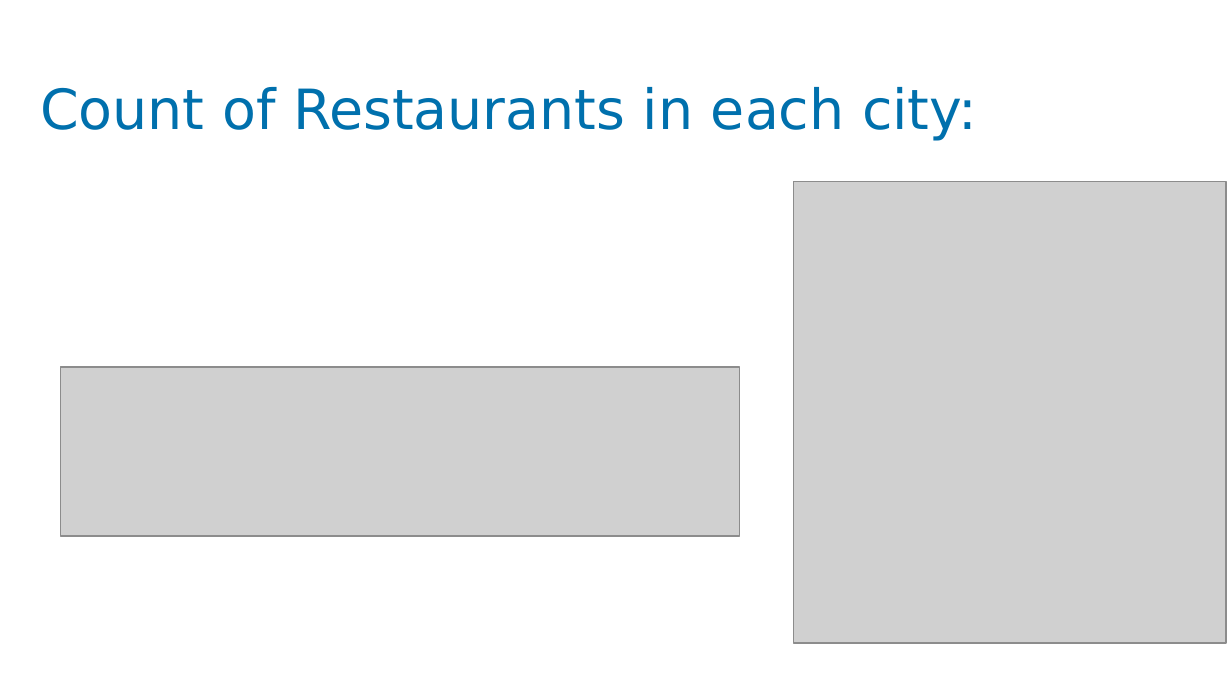
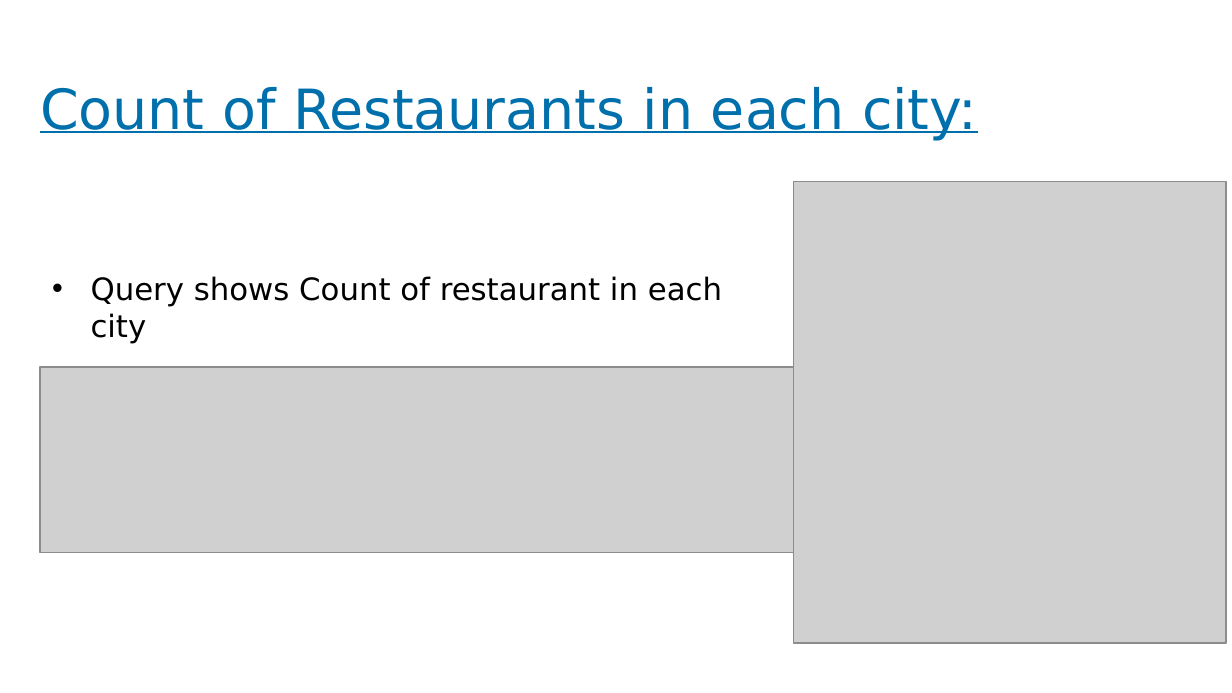
Before and after one commit to shwetasuman1/suttu, a slide deck: slide 11 of projectzomato (3).pptx (slide 12 before the commit). Drawn at 1232x693 pixels with LibreOffice and Linux fonts; fonts in the diff are those of the drawing; grey boxes stand for pictures; background and template pictures are left out. Boxes give left, top, right and bottom in pixels: in the first picture for what was removed or moved away, otherwise in the second. Text is boxed around its words. In the diff, an @@ line names an element or a change of style, - is before the commit and + after.

```diff
--- a/projectzomato (3).pptx
+++ b/projectzomato (3).pptx
@@ title "Count of Restaurants in each ..." at <box>40,87,977,140</box>: underline on @@
@@ text added at <box>91,276,722,344</box>, 18 pt, text #000000 @@
+• Query shows Count of restaurant in each city
@@ picture: place and size @@
-picture at <box>60,367,739,536</box>
+picture at <box>39,367,793,552</box>
```
Also in this commit, not shown: 9 other slides changed, 5 slides added, 3 slides removed.
